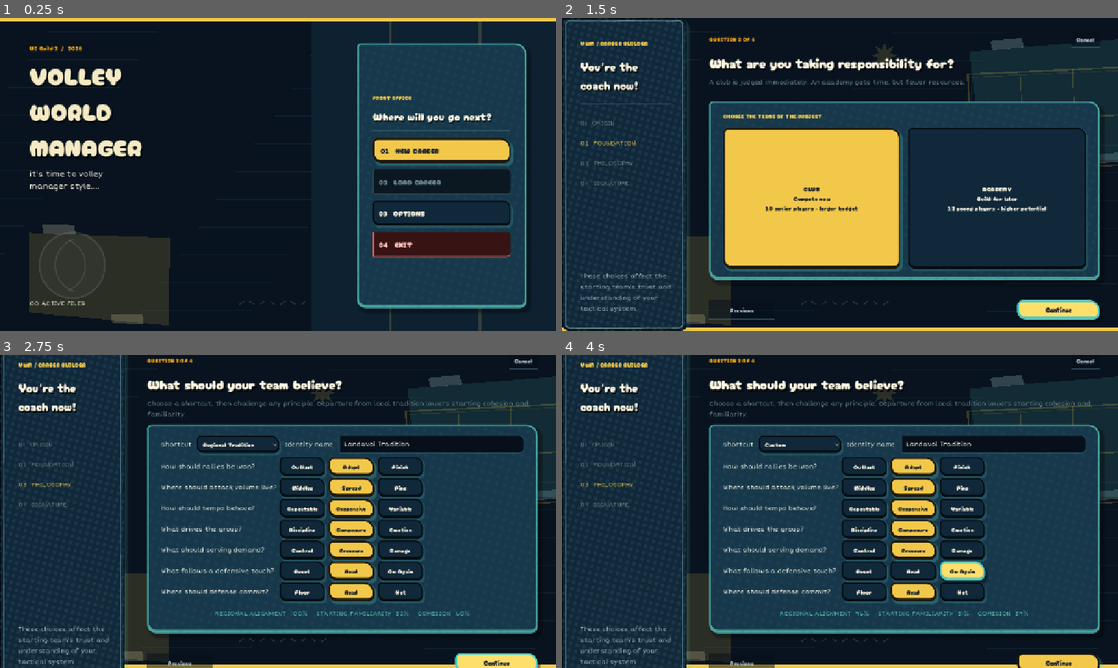
Above: before the commit, frames 1-4 (two rows, left to right).
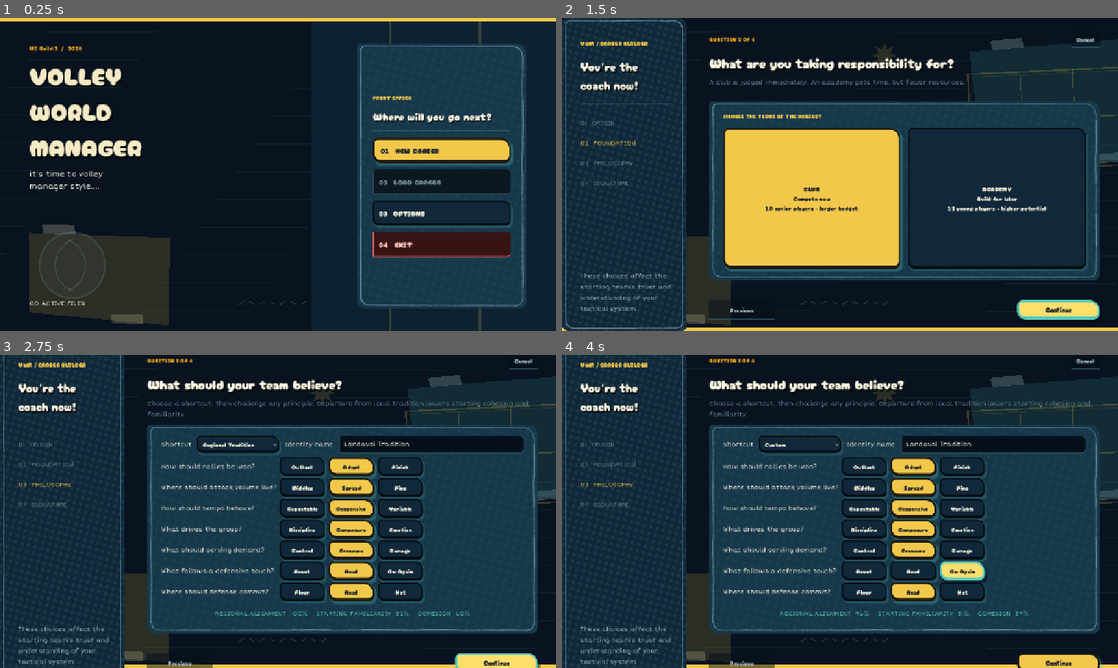
Above: after the commit, the same moments.

Repository: iracarranza/volley-world-manager
Game: Godot game, scene res://scenes/application.tscn
Same seed, same stepped clock (60 frames per second), same inputs: the game is played once before the commit and once after it.
Inputs:
- Up to frame 1 (0.25 s): no input
- Up to frame 2 (1.5 s): click "01 NEW CAREER" at 0.5 s; click "Continue" at 1.25 s
- Up to frame 3 (2.75 s): click "Continue" at 2 s
- Up to frame 4 (4 s): click "Go Again" at 2.75 s; click "Go Again" at 3.5 s

The runs differ from the first frame. In frame 1, 1.6% of the frame differs, in the area x 64-95%, y 8-93%; in frame 2, 3.2%, in the area x 0-98%, y 0-100%; in frame 3, 3.1%; in frame 4, 3.1%.

Commit message:
Let the pen be the only edge on a panel
Every inked surface was drawing three edges at once: a wobbling pen line, a
crisp 3px stylebox border underneath it, and a drop shadow behind that. The
pen line was the newest and looked the worst, but the awkwardness was the
mixture -- a hand-drawn stroke reads as craft next to nothing and as a
mistake next to a machine-cut border tracing the same rectangle two pixels
away.

The four inked tiers now get their own borderless, shadowless styleboxes
rather than the shared ones being mutated: `PanelCard` is also the base
`PanelContainer` style and `PanelInset` is also `TabContainer`'s, and
neither of those is inked, so stripping the originals would have quietly
un-bordered them.

The shadow goes with the border. Elevation on this interface is dot density
-- that is what the halftone screen is for and what it says about the
surfaces being printed rather than floating -- so a drop shadow is a second
depth model contradicting the first.

`RaisedPanel` joins the inked set. It was excluded on the theory that the
largest surface wanted the quietest edge, which was a guess and wrong in the
direction that matters: with the cards drawn by hand and the frame around
them cut by machine, the frame was the thing the eye caught. `FrontmostPanel`
stays bordered and has to -- it dresses `PopupPanel`, which derives from
`Window` and has no canvas to draw an outline through.

The outline now traces all four corner radii rather than the top-left one.
The card styleboxes deliberately round each corner differently -- 9/20/12/16
-- which is most of what stops them reading as machine-cut rectangles, and a
pen following one radius around all four undid exactly that.

Suite unchanged at 870 checks, 1 pre-existing failure.

Diff:
--- a/scenes/components/ink_outline.gd
+++ b/scenes/components/ink_outline.gd
@@ -136,28 +136,38 @@
 		Vector2(EDGE_INSET, EDGE_INSET),
 		size - Vector2(EDGE_INSET, EDGE_INSET) * 2.0
 	)
-	var radius := clampf(
-		_resolved_radius(), 0.0, minf(rect.size.x, rect.size.y) * 0.5
-	)
+	## Four radii, not one. The panel styleboxes deliberately round each corner
+	## differently -- 9/20/12/16 on a card -- which is most of what stops them
+	## reading as machine-cut rectangles, and a pen tracing one radius around all
+	## four undoes exactly that.
+	var limit := minf(rect.size.x, rect.size.y) * 0.5
+	var radii := _resolved_radii()
+	var top_left := clampf(radii.x, 0.0, limit)
+	var top_right := clampf(radii.y, 0.0, limit)
+	var bottom_right := clampf(radii.z, 0.0, limit)
+	var bottom_left := clampf(radii.w, 0.0, limit)
 	## The ring in draw order, clockwise from the top: each side's straight run,
-	## then the arc that turns onto the next side.
+	## then the arc that turns onto the next side. A side's ends are set by the
+	## two corners it runs between, so the runs shorten and lengthen with them.
 	var side_starts := [
-		rect.position + Vector2(radius, 0.0),
-		rect.position + Vector2(rect.size.x, radius),
-		rect.position + Vector2(rect.size.x - radius, rect.size.y),
-		rect.position + Vector2(0.0, rect.size.y - radius),
+		rect.position + Vector2(top_left, 0.0),
+		rect.position + Vector2(rect.size.x, top_right),
+		rect.position + Vector2(rect.size.x - bottom_right, rect.size.y),
+		rect.position + Vector2(0.0, rect.size.y - bottom_left),
 	]
 	var side_ends := [
-		rect.position + Vector2(rect.size.x - radius, 0.0),
-		rect.position + Vector2(rect.size.x, rect.size.y - radius),
-		rect.position + Vector2(radius, rect.size.y),
-		rect.position + Vector2(0.0, radius),
+		rect.position + Vector2(rect.size.x - top_right, 0.0),
+		rect.position + Vector2(rect.size.x, rect.size.y - bottom_right),
+		rect.position + Vector2(bottom_left, rect.size.y),
+		rect.position + Vector2(0.0, top_left),
 	]
+	var arc_radii := [top_right, bottom_right, bottom_left, top_left]
 	var arc_centres := [
-		rect.position + Vector2(rect.size.x - radius, radius),
-		rect.position + Vector2(rect.size.x - radius, rect.size.y - radius),
-		rect.position + Vector2(radius, rect.size.y - radius),
-		rect.position + Vector2(radius, radius),
+		rect.position + Vector2(rect.size.x - top_right, top_right),
+		rect.position
+			+ Vector2(rect.size.x - bottom_right, rect.size.y - bottom_right),
+		rect.position + Vector2(bottom_left, rect.size.y - bottom_left),
+		rect.position + Vector2(top_left, top_left),
 	]
 	var outward := [Vector2.UP, Vector2.RIGHT, Vector2.DOWN, Vector2.LEFT]
 	var path := PackedVector2Array()
@@ -172,6 +182,7 @@
 				from.lerp(to, float(division) / float(divisions))
 					+ outward[side] * _wander(step)
 			)
+		var radius: float = arc_radii[side]
 		if radius <= 0.5:
 			continue
 		## The turn onto the next side, walked around rather than cut across.
@@ -197,24 +208,28 @@
 	return path
 
 
-## What radius the surface underneath actually uses.
-##
-## Read from the parent's own stylebox rather than carried as a constant here:
+## What radii the surface underneath actually uses, clockwise from the top left.
+##
+## Read from the parent's own stylebox rather than carried as constants here:
 ## the two themes are free to round their panels differently, and a pen that
 ## turns at a radius the panel does not use traces an edge that is not there.
 ## `corner_radius` stays as the fallback for a parent with no flat stylebox.
-func _resolved_radius() -> float:
+func _resolved_radii() -> Vector4:
 	var parent := get_parent() as Control
-	if parent == null:
-		return corner_radius
-	var variation := parent.theme_type_variation
-	for style_name: StringName in [&"panel", &"normal"]:
-		if not parent.has_theme_stylebox(style_name, variation):
-			continue
-		var box := parent.get_theme_stylebox(style_name, variation) as StyleBoxFlat
-		if box != null:
-			return float(box.corner_radius_top_left)
-	return corner_radius
+	if parent != null:
+		var variation := parent.theme_type_variation
+		for style_name: StringName in [&"panel", &"normal"]:
+			if not parent.has_theme_stylebox(style_name, variation):
+				continue
+			var box := parent.get_theme_stylebox(style_name, variation) as StyleBoxFlat
+			if box != null:
+				return Vector4(
+					float(box.corner_radius_top_left),
+					float(box.corner_radius_top_right),
+					float(box.corner_radius_bottom_right),
+					float(box.corner_radius_bottom_left),
+				)
+	return Vector4(corner_radius, corner_radius, corner_radius, corner_radius)
 
 
 ## How far off true the pen is at this point along the chain.
--- a/scenes/themes/dark_theme.tres
+++ b/scenes/themes/dark_theme.tres
@@ -293,6 +293,50 @@
 corner_radius_bottom_right = 10
 corner_radius_bottom_left = 6
 
+[sub_resource type="StyleBoxFlat" id="PanelCardInked"]
+content_margin_left = 8.0
+content_margin_top = 6.0
+content_margin_right = 8.0
+content_margin_bottom = 6.0
+bg_color = Color(0.063, 0.157, 0.227, 0.98)
+corner_radius_top_left = 9
+corner_radius_top_right = 20
+corner_radius_bottom_right = 12
+corner_radius_bottom_left = 16
+
+[sub_resource type="StyleBoxFlat" id="PanelCardInkedActive"]
+content_margin_left = 8.0
+content_margin_top = 6.0
+content_margin_right = 8.0
+content_margin_bottom = 6.0
+bg_color = Color(0.09, 0.22, 0.294, 1)
+corner_radius_top_left = 9
+corner_radius_top_right = 20
+corner_radius_bottom_right = 12
+corner_radius_bottom_left = 16
+
+[sub_resource type="StyleBoxFlat" id="PanelInsetInked"]
+content_margin_left = 4.0
+content_margin_top = 4.0
+content_margin_right = 4.0
+content_margin_bottom = 4.0
+bg_color = Color(0.027, 0.063, 0.102, 1)
+corner_radius_top_left = 13
+corner_radius_top_right = 5
+corner_radius_bottom_right = 13
+corner_radius_bottom_left = 7
+
+[sub_resource type="StyleBoxFlat" id="PanelRaisedInked"]
+content_margin_left = 8.0
+content_margin_top = 6.0
+content_margin_right = 8.0
+content_margin_bottom = 6.0
+bg_color = Color(0.09, 0.22, 0.294, 1)
+corner_radius_top_left = 8
+corner_radius_top_right = 24
+corner_radius_bottom_right = 14
+corner_radius_bottom_left = 19
+
 [resource]
 default_base_scale = 1.0
 default_font = ExtResource("2_body")
@@ -311,7 +355,7 @@
 Button/styles/normal = SubResource("ButtonNormal")
 Button/styles/pressed = SubResource("ButtonPressed")
 CardPanel/base_type = &"PanelContainer"
-CardPanel/styles/panel = SubResource("PanelCard")
+CardPanel/styles/panel = SubResource("PanelCardInked")
 CheckButton/colors/font_color = Color(0.961, 0.941, 0.863, 1)
 CheckButton/colors/font_hover_color = Color(0.333, 0.788, 0.757, 1)
 CheckButton/colors/font_pressed_color = Color(0.949, 0.784, 0.294, 1)
@@ -327,9 +371,9 @@
 DangerAction/styles/hover = SubResource("DangerNormal")
 DangerAction/styles/normal = SubResource("DangerNormal")
 DashboardCard/base_type = &"Button"
-DashboardCard/styles/hover = SubResource("PanelRaised")
-DashboardCard/styles/normal = SubResource("PanelCard")
-DashboardCard/styles/pressed = SubResource("PanelRaised")
+DashboardCard/styles/hover = SubResource("PanelCardInkedActive")
+DashboardCard/styles/normal = SubResource("PanelCardInked")
+DashboardCard/styles/pressed = SubResource("PanelCardInkedActive")
 DataList/base_type = &"ItemList"
 DisplayHeading/base_type = &"Label"
 DisplayHeading/colors/font_color = Color(1, 0.973, 0.89, 1)
@@ -350,7 +394,7 @@
 HSeparator/styles/separator = SubResource("Separator")
 HSplitContainer/constants/separation = 14
 InsetPanel/base_type = &"PanelContainer"
-InsetPanel/styles/panel = SubResource("PanelInset")
+InsetPanel/styles/panel = SubResource("PanelInsetInked")
 ItemList/colors/font_color = Color(0.961, 0.941, 0.863, 1)
 ItemList/colors/font_selected_color = Color(1, 0.93, 0.67, 1)
 ItemList/constants/line_separation = 6
@@ -397,7 +441,7 @@
 QuietAction/styles/hover = SubResource("ButtonHover")
 QuietAction/styles/normal = SubResource("QuietNormal")
 RaisedPanel/base_type = &"PanelContainer"
-RaisedPanel/styles/panel = SubResource("PanelRaised")
+RaisedPanel/styles/panel = SubResource("PanelRaisedInked")
 RichTextLabel/colors/default_color = Color(0.961, 0.941, 0.863, 1)
 RichTextLabel/colors/font_shadow_color = Color(0, 0, 0, 0.28)
 RichTextLabel/constants/line_separation = 4
--- a/scenes/themes/light_theme.tres
+++ b/scenes/themes/light_theme.tres
@@ -293,6 +293,50 @@
 corner_radius_bottom_right = 10
 corner_radius_bottom_left = 6
 
+[sub_resource type="StyleBoxFlat" id="PanelCardInked"]
+content_margin_left = 8.0
+content_margin_top = 6.0
+content_margin_right = 8.0
+content_margin_bottom = 6.0
+bg_color = Color(1, 0.98, 0.941, 0.98)
+corner_radius_top_left = 9
+corner_radius_top_right = 20
+corner_radius_bottom_right = 12
+corner_radius_bottom_left = 16
+
+[sub_resource type="StyleBoxFlat" id="PanelCardInkedActive"]
+content_margin_left = 8.0
+content_margin_top = 6.0
+content_margin_right = 8.0
+content_margin_bottom = 6.0
+bg_color = Color(0.957, 0.933, 0.875, 1)
+corner_radius_top_left = 9
+corner_radius_top_right = 20
+corner_radius_bottom_right = 12
+corner_radius_bottom_left = 16
+
+[sub_resource type="StyleBoxFlat" id="PanelInsetInked"]
+content_margin_left = 4.0
+content_margin_top = 4.0
+content_margin_right = 4.0
+content_margin_bottom = 4.0
+bg_color = Color(0.894, 0.875, 0.824, 1)
+corner_radius_top_left = 13
+corner_radius_top_right = 5
+corner_radius_bottom_right = 13
+corner_radius_bottom_left = 7
+
+[sub_resource type="StyleBoxFlat" id="PanelRaisedInked"]
+content_margin_left = 8.0
+content_margin_top = 6.0
+content_margin_right = 8.0
+content_margin_bottom = 6.0
+bg_color = Color(0.957, 0.933, 0.875, 1)
+corner_radius_top_left = 8
+corner_radius_top_right = 24
+corner_radius_bottom_right = 14
+corner_radius_bottom_left = 19
+
 [resource]
 default_base_scale = 1.0
 default_font = ExtResource("2_body")
@@ -311,7 +355,7 @@
 Button/styles/normal = SubResource("ButtonNormal")
 Button/styles/pressed = SubResource("ButtonPressed")
 CardPanel/base_type = &"PanelContainer"
-CardPanel/styles/panel = SubResource("PanelCard")
+CardPanel/styles/panel = SubResource("PanelCardInked")
 CheckButton/colors/font_color = Color(0.09, 0.239, 0.208, 1)
 CheckButton/colors/font_hover_color = Color(0.086, 0.498, 0.475, 1)
 CheckButton/colors/font_pressed_color = Color(0.851, 0.294, 0.239, 1)
@@ -327,9 +371,9 @@
 DangerAction/styles/hover = SubResource("DangerNormal")
 DangerAction/styles/normal = SubResource("DangerNormal")
 DashboardCard/base_type = &"Button"
-DashboardCard/styles/hover = SubResource("PanelRaised")
-DashboardCard/styles/normal = SubResource("PanelCard")
-DashboardCard/styles/pressed = SubResource("PanelRaised")
+DashboardCard/styles/hover = SubResource("PanelCardInkedActive")
+DashboardCard/styles/normal = SubResource("PanelCardInked")
+DashboardCard/styles/pressed = SubResource("PanelCardInkedActive")
 DataList/base_type = &"ItemList"
 DisplayHeading/base_type = &"Label"
 DisplayHeading/colors/font_color = Color(0.09, 0.239, 0.208, 1)
@@ -350,7 +394,7 @@
 HSeparator/styles/separator = SubResource("Separator")
 HSplitContainer/constants/separation = 14
 InsetPanel/base_type = &"PanelContainer"
-InsetPanel/styles/panel = SubResource("PanelInset")
+InsetPanel/styles/panel = SubResource("PanelInsetInked")
 ItemList/colors/font_color = Color(0.09, 0.239, 0.208, 1)
 ItemList/colors/font_selected_color = Color(0.32, 0.08, 0.06, 1)
 ItemList/constants/line_separation = 6
@@ -397,7 +441,7 @@
 QuietAction/styles/hover = SubResource("ButtonHover")
 QuietAction/styles/normal = SubResource("QuietNormal")
 RaisedPanel/base_type = &"PanelContainer"
-RaisedPanel/styles/panel = SubResource("PanelRaised")
+RaisedPanel/styles/panel = SubResource("PanelRaisedInked")
 RichTextLabel/colors/default_color = Color(0.09, 0.239, 0.208, 1)
 RichTextLabel/colors/font_outline_color = Color(0.09, 0.239, 0.208, 0.72)
 RichTextLabel/colors/font_shadow_color = Color(1, 1, 1, 0)
--- /dev/null
+++ b/scripts/data/gait_biomechanics.gd
@@ -0,0 +1,217 @@
+class_name GaitBiomechanics
+extends RefCounted
+
+## Walking and running as one model, separated by where the body is highest.
+##
+## The rig's locomotion was a single sine driving the hips, with the arms
+## counter-swinging at 46% of it, the knees zeroed every frame, and the vertical
+## bob a fixed 3.5 cm. That is a walk, at one speed, forever -- so a libero
+## sprinting for a dig and a setter strolling back to their seat moved their legs
+## through identical arcs at identical amplitude, and neither ever bent a knee.
+##
+## ## What actually separates a walk from a run
+##
+## Not cadence, and not stride length -- those are matters of degree and both
+## gaits span a wide range of them. The structural difference is **where the
+## centre of mass sits through the step**:
+##
+##   *Walk* -- an inverted pendulum. The body vaults *over* a near-straight
+##   stance leg, so the hips are **highest at midstance** and lowest during the
+##   double-support phase when both feet are down. There is always a foot on the
+##   floor.
+##
+##   *Run* -- a spring. The stance leg compresses under the load and rebounds, so
+##   the hips are **lowest at midstance** and highest during the flight phase
+##   when neither foot is down.
+##
+## That is a half-cycle inversion of the same oscillation, which is why this is
+## one continuous model with a `run_blend` rather than two code paths with a
+## transition to hand-tune between them. The phase shift falls out as `PI *
+## run_blend` on the vertical term, and every other difference -- stance share,
+## knee fold, arm carriage, trunk lean -- is an interpolation between two ends.
+##
+## ## Phase convention
+##
+## `cycle` is in **strides**, and its fractional part is the position within one.
+## A stride is both legs: the right foot strikes at 0.0 and the left at 0.5.
+## Callers advance it by distance travelled over stride length, so the gait is
+## driven by ground covered rather than by wall-clock -- a player who stops mid
+## step stops mid step instead of continuing to pedal.
+##
+## Pure and deterministic, like `SpikeBiomechanics`, for the same reason: pose
+## work that cannot be checked without eyes on a screen does not get checked.
+
+## Where the blend between the two gaits runs, in metres per second.
+##
+## The lower bound is a stroll and the upper an honest sprint. Real humans
+## transition abruptly near 2 m/s rather than blending; this blends because a
+## discontinuity in a *drawn* gait reads as a glitch, and because the simulator's
+## speeds move continuously through the boundary many times a rally.
+const WALK_SPEED_MPS: float = 1.5
+const RUN_SPEED_MPS: float = 4.4
+
+## Below this the actor is standing, and the cycle should not advance at all.
+const IDLE_SPEED_MPS: float = 0.25
+
+## What fraction of the stride each foot spends on the ground.
+##
+## Over half in a walk -- the overlap is the double-support phase, and it is what
+## makes a walk a walk. Under half in a run: the shortfall is the flight phase,
+## when nobody is touching the floor.
+const WALK_STANCE_SHARE: float = 0.62
+const RUN_STANCE_SHARE: float = 0.36
+
+## How far the thigh swings either side of vertical.
+const WALK_HIP_DEGREES: float = 20.0
+const RUN_HIP_DEGREES: float = 39.0
+
+## The yield: how far the knee folds under load at midstance. Nearly straight in
+## a walk, which is exactly what lets the body vault over it; deeply compressed
+## in a run, which is the spring.
+##
+## Negative, because every knee on this rig folds backward.
+const WALK_STANCE_KNEE_DEGREES: float = -8.0
+const RUN_STANCE_KNEE_DEGREES: float = -34.0
+
+## The fold: how far the heel comes up under the body during the swing. This is
+## the single most legible difference at a glance -- a runner's heel comes near
+## their backside and a walker's barely leaves the floor.
+const WALK_SWING_KNEE_DEGREES: float = -54.0
+const RUN_SWING_KNEE_DEGREES: float = -114.0
+
+## Where in the swing the knee is most folded. Early rather than halfway: the leg
+## folds fast to shorten the pendulum, then unfolds slowly to reach for the
+## ground. Below 1.0 skews the peak earlier.
+const SWING_PEAK_SKEW: float = 0.72
+
+## Arm swing amplitude, and how bent the elbow is carried.
+##
+## The elbow is the tell. A walker's arms hang nearly straight and swing from the
+## shoulder; a runner's are locked near a right angle and drive front-to-back.
+## Getting this wrong is why a fast walk and a slow run look identical.
+const WALK_ARM_DEGREES: float = 10.0
+const RUN_ARM_DEGREES: float = 33.0
+const WALK_ELBOW_DEGREES: float = 20.0
+const RUN_ELBOW_DEGREES: float = 82.0
+
+## Forward trunk lean. Negative is forward on this rig, matching
+## `SpikeBiomechanics.TORSO_PLANT_RADIANS`.
+const WALK_TORSO_RADIANS: float = -0.025
+const RUN_TORSO_RADIANS: float = -0.16
+
+## How far the hips travel vertically over the stride, in metres.
+const WALK_BOB_METERS: float = 0.028
+const RUN_BOB_METERS: float = 0.082
+
+
+## Every joint locomotion needs, for one instant of one stride.
+##
+## `speed_mps` decides the gait; `cycle` decides where in it. Handedness does not
+## enter -- people do not run left- or right-handed.
+static func resolve(cycle: float, speed_mps: float) -> Dictionary:
+	var speed := maxf(speed_mps, 0.0)
+	var run_blend := smoothstep(WALK_SPEED_MPS, RUN_SPEED_MPS, speed)
+	## Separate from `run_blend`: this is how much gait there is at all, and it
+	## goes to zero when standing so a stationary player's legs are straight
+	## rather than frozen mid-stride.
+	var gait_blend := smoothstep(IDLE_SPEED_MPS, WALK_SPEED_MPS, speed)
+	var stance_share := lerpf(WALK_STANCE_SHARE, RUN_STANCE_SHARE, run_blend)
+	var hip_amplitude := lerpf(WALK_HIP_DEGREES, RUN_HIP_DEGREES, run_blend)
+	var stance_knee := lerpf(
+		WALK_STANCE_KNEE_DEGREES, RUN_STANCE_KNEE_DEGREES, run_blend
+	)
+	var swing_knee := lerpf(
+		WALK_SWING_KNEE_DEGREES, RUN_SWING_KNEE_DEGREES, run_blend
+	)
+
+	var right := _leg(
+		fposmod(cycle, 1.0), stance_share, hip_amplitude, stance_knee, swing_knee
+	)
+	## Half a stride out of phase, which is what makes it a pair of legs rather
+	## than a hop.
+	var left := _leg(
+		fposmod(cycle + 0.5, 1.0),
+		stance_share, hip_amplitude, stance_knee, swing_knee
+	)
+
+	## Arms counter the legs on the same side -- right arm back as the right leg
+	## comes forward -- which is what cancels the rotation the legs put into the
+	## trunk. Scaled to their own amplitude rather than to a fraction of the
+	## hip's, because the ratio between them is not constant across gaits: a
+	## runner's arms work proportionally harder than a walker's.
+	var arm_amplitude := lerpf(WALK_ARM_DEGREES, RUN_ARM_DEGREES, run_blend)
+	var arm_scale := arm_amplitude / maxf(hip_amplitude, 0.001)
+
+	## Two rises and two falls per stride in both gaits. Only the *phase* differs,
+	## and it differs by exactly half a cycle -- the walk is highest over the
+	## planted leg, the run is lowest there and highest in the air between steps.
+	var midstance := stance_share * 0.5
+	var bob := cos(TAU * 2.0 * (cycle - midstance) + PI * run_blend) \
+		* lerpf(WALK_BOB_METERS, RUN_BOB_METERS, run_blend)
+
+	return {
+		"gait_name": gait_name(speed),
+		"run_blend": run_blend,
+		"gait_blend": gait_blend,
+		"right_hip_degrees": right.x * gait_blend,
+		"right_knee_degrees": right.y * gait_blend,
+		"left_hip_degrees": left.x * gait_blend,
+		"left_knee_degrees": left.y * gait_blend,
+		## Negated against the same side's hip: that is the counter-swing.
+		"right_arm_degrees": -right.x * arm_scale * gait_blend,
+		"left_arm_degrees": -left.x * arm_scale * gait_blend,
+		"elbow_degrees": lerpf(
+			WALK_ELBOW_DEGREES, RUN_ELBOW_DEGREES, run_blend
+		) * gait_blend,
+		"torso_pitch_radians": lerpf(
+			WALK_TORSO_RADIANS, RUN_TORSO_RADIANS, run_blend
+		) * gait_blend,
+		"bob_meters": bob * gait_blend,
+	}
+
+
+## One leg's hip and knee at a point in its own cycle, as `(hip, knee)`.
+##
+## `leg_phase` runs 0 at foot strike through `stance_share` at toe-off to 1 at
+## the next strike.
+static func _leg(
+	leg_phase: float,
+	stance_share: float,
+	hip_amplitude: float,
+	stance_knee: float,
+	swing_knee: float,
+) -> Vector2:
+	var share := clampf(stance_share, 0.05, 0.95)
+	var in_stance := leg_phase < share
+	## Remapped so stance always fills the first half and swing the second,
+	## whatever share of the stride each actually takes. Without this the hip
+	## would have to be two different curves for the two gaits; with it, one
+	## cosine covers both and the asymmetry lives entirely in the remapping.
+	var normalized := 0.5 * leg_phase / share if in_stance \
+		else 0.5 + 0.5 * (leg_phase - share) / (1.0 - share)
+	## +amplitude at strike (thigh forward, reaching), through -amplitude at
+	## toe-off (thigh trailing), and back.
+	var hip := hip_amplitude * cos(normalized * TAU)
+	var knee := 0.0
+	if in_stance:
+		## The yield, deepest at midstance and gone at both ends -- the foot
+		## meets the ground on a straightening leg and leaves it on one.
+		knee = stance_knee * sin(leg_phase / share * PI)
+	else:
+		## The fold, skewed early: the leg shortens fast to clear the ground and
+		## unfolds slowly to reach for the next strike.
+		var progress := (leg_phase - share) / (1.0 - share)
+		knee = swing_knee * sin(pow(progress, SWING_PEAK_SKEW) * PI)
+	return Vector2(hip, knee)
+
+
+## What to call this speed, so a diagnostic can say "run" instead of printing a
+## blend factor.
+static func gait_name(speed_mps: float) -> String:
+	if speed_mps < IDLE_SPEED_MPS:
+		return "stand"
+	if speed_mps < WALK_SPEED_MPS:
+		return "walk"
+	if speed_mps < RUN_SPEED_MPS:
+		return "stride"
+	return "run"
--- a/scripts/systems/ui_style_system.gd
+++ b/scripts/systems/ui_style_system.gd
@@ -5,12 +5,19 @@
 const UIHalftone := preload("res://scripts/data/ui_halftone.gd")
 const UIInkOutline := preload("res://scenes/components/ink_outline.gd")
 
-## Which surfaces get a drawn edge. The same tiers the halftone screens, minus
-## the raised panel: the largest surface on the screen wants the quietest edge,
-## and a hand-drawn line around the whole content area reads as a border rather
-## than as craft.
+## Which surfaces get a drawn edge.
+##
+## Every panel tier, and the completeness is the point. This started as three of
+## the four on the theory that the largest surface wanted the quietest edge --
+## which was a guess, and wrong in the direction that matters: with the cards
+## drawn by hand and the frame around them cut by machine, the *mixture* is what
+## the eye catches. One instrument drew the page or it did not.
+##
+## `FrontmostPanel` is the exception and cannot be otherwise: it dresses
+## `PopupPanel`, which derives from `Window`, has no `CanvasItem` to draw
+## through, and keeps its stylebox border for that reason.
 const INKED_TIERS: Array[StringName] = [
-	&"CardPanel", &"DashboardCard", &"InsetPanel",
+	&"CardPanel", &"DashboardCard", &"InsetPanel", &"RaisedPanel",
 ]
 
 const PRIMARY_ACTIONS := [
